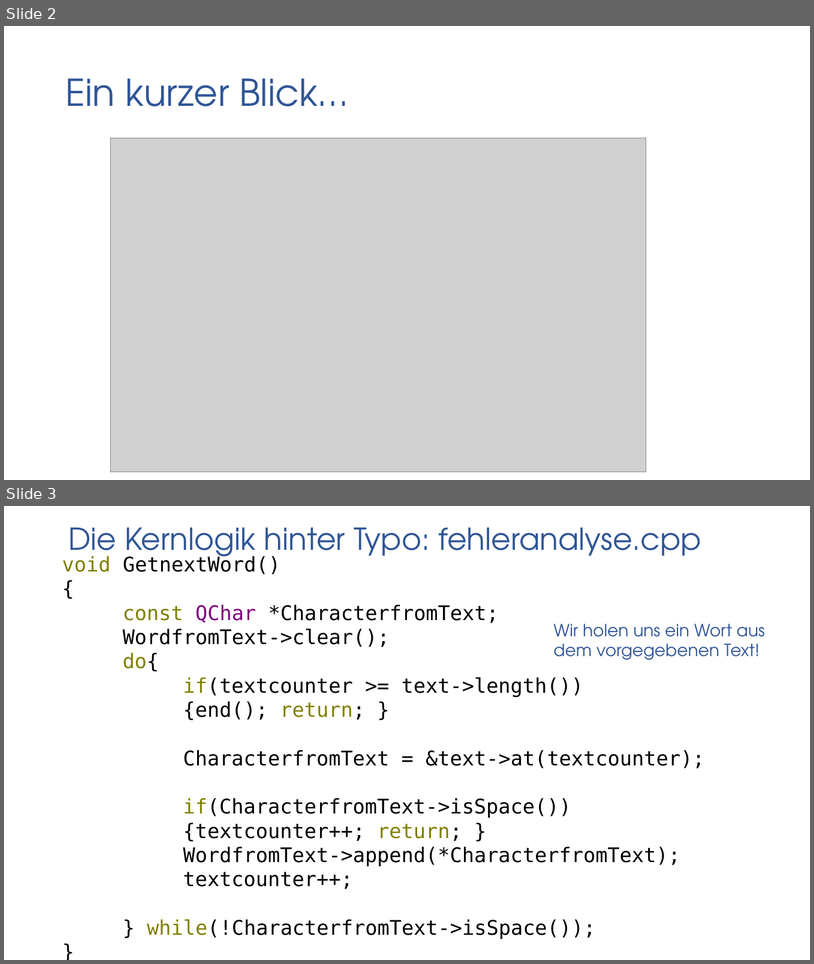
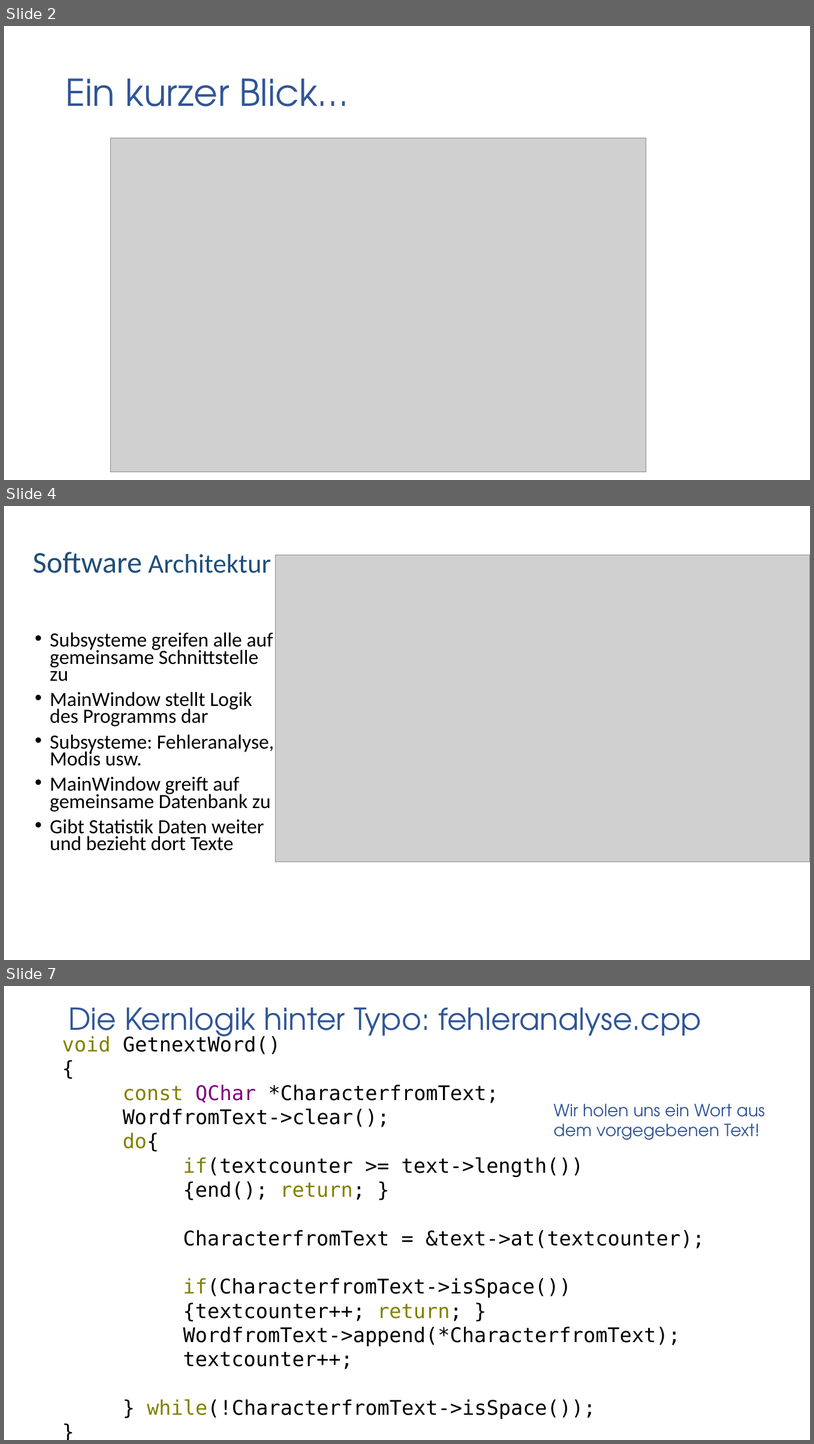
Before and after one commit to gaffli/typo, a slide deck: Meilensteine/MS 5/Projekt.pptx. Shown one above the other, each under a label of ours: slides 2 and 3 before the commit, slides 2, 4 and 7 after it; the slides between them are not shown. The pictures are 814x964 and 814x1444 pixels, drawn with LibreOffice and Linux fonts; fonts in the diff are those of the drawing; grey boxes stand for pictures; background and template pictures are left out. Boxes give left, top, right and bottom in pixels: in the first picture for what was removed or moved away, otherwise in the second. Text is boxed around its words. In the diff, an @@ line names an element or a change of style, - is before the commit and + after.

```diff
--- a/Meilensteine/MS 5/Projekt.pptx
+++ b/Meilensteine/MS 5/Projekt.pptx
@@ slide 4 added at box(4, 506, 810, 960), background picture (left out) @@
@@ title added at box(33, 552, 271, 573), 32 pt, text #1F4E79 @@
+Software Architektur
@@ picture added at box(276, 555, 810, 862) @@
@@ text added at box(50, 632, 274, 850), 24.1 pt, text #000000 @@
+• Subsysteme greifen alle auf gemeinsame Schnittstelle zu
+• MainWindow stellt Logik des Programms dar
+• Subsysteme: Fehleranalyse, Modis usw.
+• MainWindow greift auf gemeinsame Datenbank zu
+• Gibt Statistik Daten weiter und bezieht dort Texte
@@ what was slide 3 is now slide 7 @@
```
Also in this commit, not shown: 3 other slides added.
